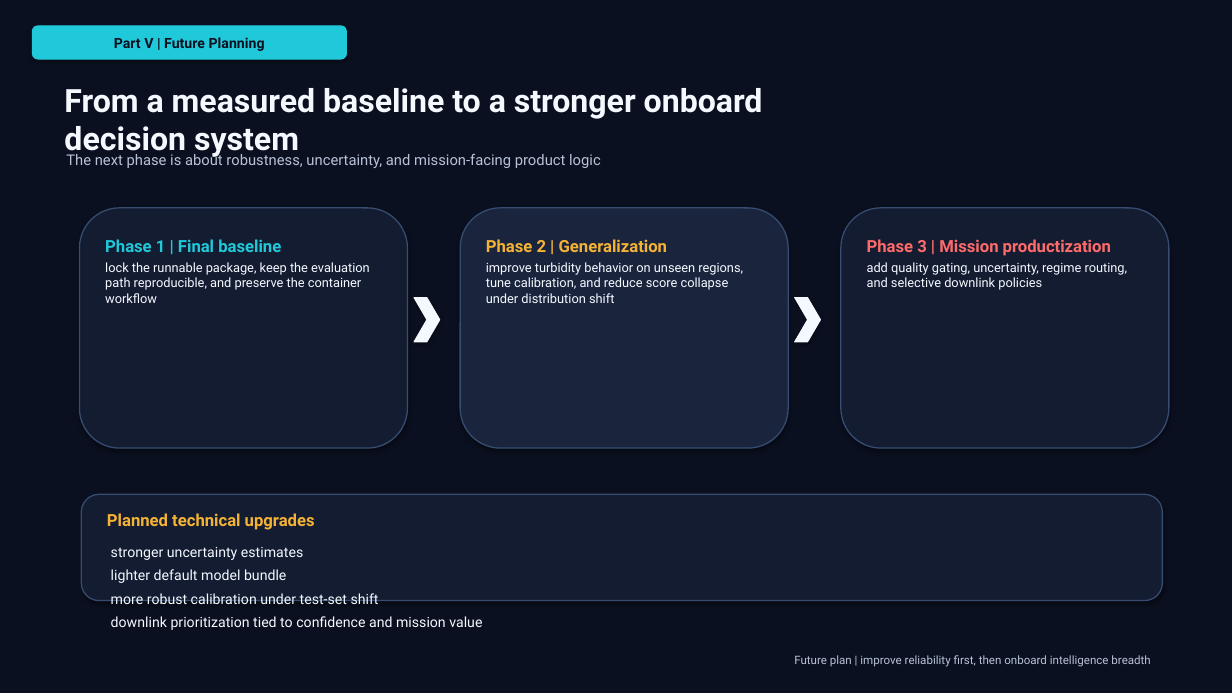
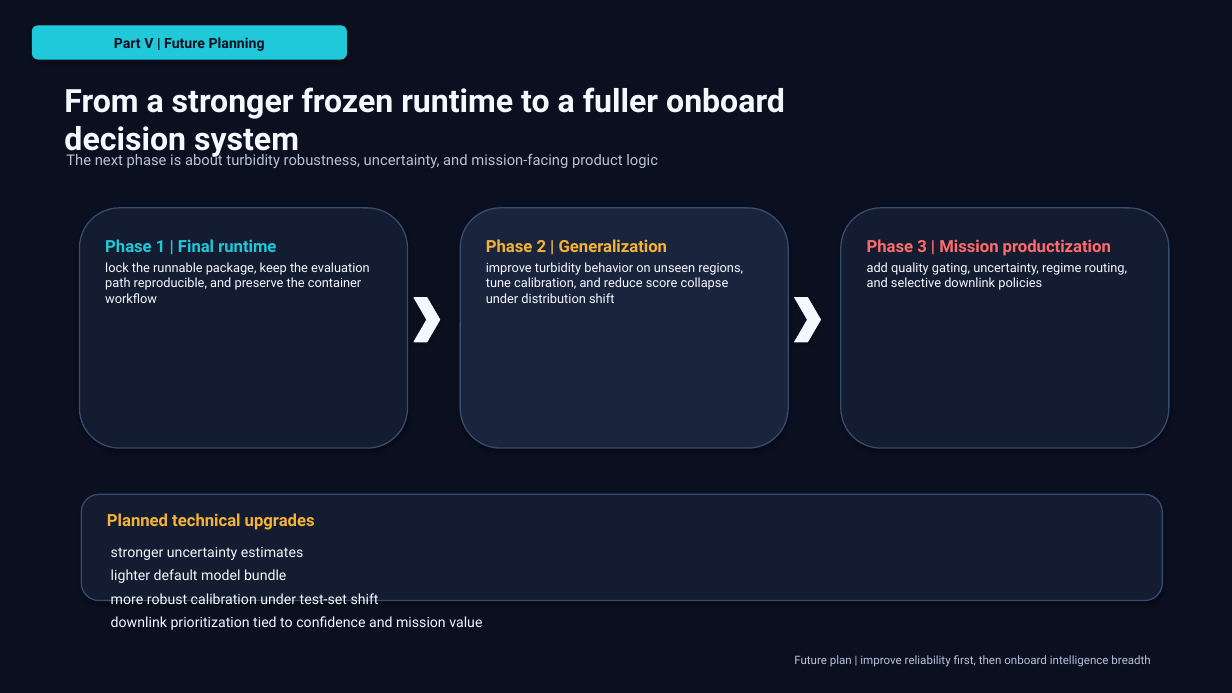
Before and after one commit to BrownAssassin/HydroSat-Systems-Finals, a slide deck: slide 6 of Hydro Sat Systems_Arv Bali_baliarv21@gmail.com/hydrosat_best_technical_proposal.pptx. Drawn at 1232x693 pixels with LibreOffice and Linux fonts; fonts in the diff are those of the drawing. Boxes give left, top, right and bottom in pixels: in the first picture for what was removed or moved away, otherwise in the second. Text is boxed around its words. In the diff, an @@ line names an element or a change of style, - is before the commit and + after.

```diff
--- a/Hydro Sat Systems_Arv Bali_baliarv21@gmail.com/hydrosat_best_technical_proposal.pptx
+++ b/Hydro Sat Systems_Arv Bali_baliarv21@gmail.com/hydrosat_best_technical_proposal.pptx
@@ text at [64, 87, 785, 158]: text changed @@
-From a measured baseline to a stronger onboard decision system
+From a stronger frozen runtime to a fuller onboard decision system
@@ text at [66, 151, 658, 168]: text changed @@
-The next phase is about robustness, uncertainty, and mission-facing product logic
+The next phase is about turbidity robustness, uncertainty, and mission-facing product logic
@@ text at [105, 239, 276, 252]: text changed @@
-Phase 1 | Final baseline
+Phase 1 | Final runtime
```
Also in this commit, not shown: 3 other slides changed, 24 other files.
